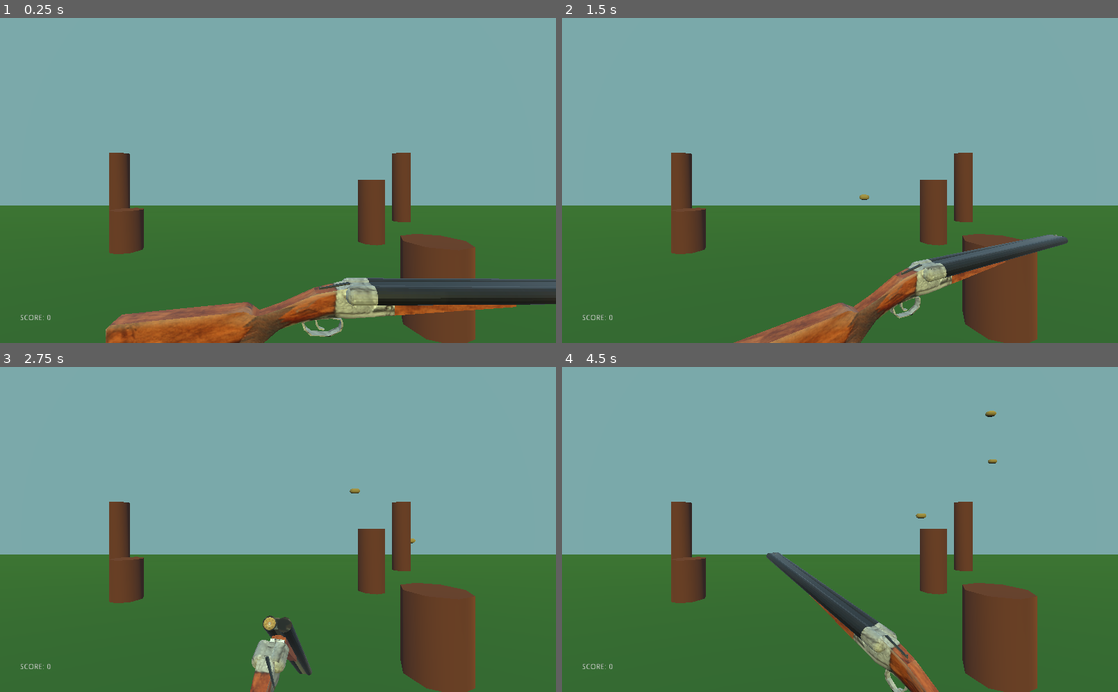
Above: before the commit, frames 1-4 (two rows, left to right).
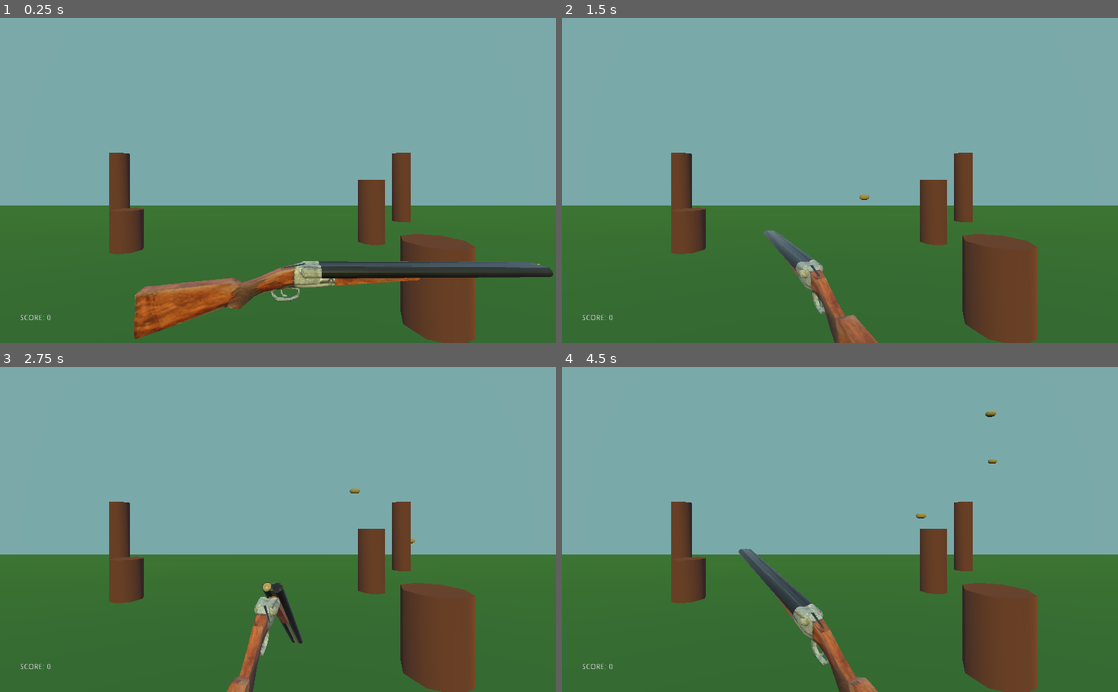
Above: after the commit, the same moments.

Repository: zMenta/CapsuleHunt3D
Game: Godot game, scene res://Main/Main.tscn
Two runs of this game, one before a commit and one after it. Both use one fixed random seed, a clock stepped at 60 frames per second and the inputs below.
Inputs (mouse positions are in pixels of both pictures, inside the frame that each line leads up to):
- Up to frame 1 (0.25 s): no input
- Up to frame 2 (1.5 s): tap Enter at 0.5 s; move the mouse to (962, 164) at 0.52 s; press the mouse at (962, 164) at 0.53 s; tap Space at 1.25 s; move the mouse to (728, 196) at 1.27 s; release the mouse at (728, 196) at 1.28 s; click (728, 196) at 1.35 s
- Up to frame 3 (2.75 s): tap Enter at 2 s; move the mouse to (333, 458) at 2.02 s; press the mouse at (333, 458) at 2.03 s
- Up to frame 4 (4.5 s): move the mouse to (812, 594) at 2.77 s; release the mouse at (812, 594) at 2.78 s; click (812, 594) at 2.85 s; move the mouse to (1006, 578) at 3.52 s; press the mouse at (1006, 578) at 3.53 s; tap Space at 4.25 s; move the mouse to (673, 480) at 4.27 s; release the mouse at (673, 480) at 4.28 s; click (673, 480) at 4.35 s

The runs differ from the first frame. In frame 1, 13% of the frame differs, in the area x 19-100%, y 74-100%; in frame 2, 5.6%; in frame 3, 2.6%; in frame 4, 4.8%.

Commit message:
Firing Animation Recoil

Diff:
--- a/DuckHunt3D/Level/Level.tscn
+++ b/DuckHunt3D/Level/Level.tscn
@@ -91,7 +91,7 @@
 transform = Transform( 1, 0, 0, 0, 1, 0, 0, 0, 1, 0, 0.927162, 7.5818 )
 
 [node name="DoubleBarrelShotgun" parent="GunPivot" instance=ExtResource( 4 )]
-transform = Transform( 4, 0, 0, 0, 4, 0, 0, 0, 4, 0.2, 0.1, 0.6 )
+transform = Transform( 4, 0, 0, 0, 4, 0, 0, 0, 4, 0, 0, 0 )
 
 [node name="DuckSpawner" parent="." instance=ExtResource( 3 )]
 
--- a/DuckHunt3D/Player/DoubleBarrelShotgun.tscn
+++ b/DuckHunt3D/Player/DoubleBarrelShotgun.tscn
@@ -55,6 +55,18 @@
 "transitions": PoolRealArray( 1 ),
 "update": 0,
 "values": [ Vector3( -0.149526, -0.03824, 0.0512637 ) ]
+}
+tracks/4/type = "value"
+tracks/4/path = NodePath(".:translation")
+tracks/4/interp = 1
+tracks/4/loop_wrap = true
+tracks/4/imported = false
+tracks/4/enabled = true
+tracks/4/keys = {
+"times": PoolRealArray( 0 ),
+"transitions": PoolRealArray( 1 ),
+"update": 0,
+"values": [ Vector3( 0, 0, 0 ) ]
 }
 
 [sub_resource type="Animation" id=2]
@@ -175,8 +187,33 @@
 "update": 1,
 "values": [ true, false ]
 }
+tracks/1/type = "value"
+tracks/1/path = NodePath(".:translation")
+tracks/1/interp = 2
+tracks/1/loop_wrap = true
+tracks/1/imported = false
+tracks/1/enabled = true
+tracks/1/keys = {
+"times": PoolRealArray( 0, 0.1 ),
+"transitions": PoolRealArray( 1, 1 ),
+"update": 0,
+"values": [ Vector3( 0, 0, 0.05 ), Vector3( 0, 0, 0 ) ]
+}
+tracks/2/type = "value"
+tracks/2/path = NodePath(".:rotation_degrees")
+tracks/2/interp = 1
+tracks/2/loop_wrap = true
+tracks/2/imported = false
+tracks/2/enabled = true
+tracks/2/keys = {
+"times": PoolRealArray( 0, 0.1 ),
+"transitions": PoolRealArray( 1, 1 ),
+"update": 0,
+"values": [ Vector3( 10, 90, 10 ), Vector3( 0, 90, 0 ) ]
+}
 
 [node name="DoubleBarrelShotgun" instance=ExtResource( 1 )]
+transform = Transform( 1, 0, 0, 0, 1, 0, 0, 0, 1, 0, 0, 0 )
 script = ExtResource( 3 )
 
 [node name="OpenPin" parent="." index="1"]
@@ -187,11 +224,9 @@
 
 [node name="BuckShot" parent="Barrel" index="0" instance=ExtResource( 2 )]
 transform = Transform( 0.999972, 0.00738746, -0.000667564, -0.00738633, 0.999971, 0.00162127, 0.000679534, -0.00161629, 0.999998, -0.153286, -0.0374284, 0.0251235 )
-visible = false
 
 [node name="BuckShot2" parent="Barrel" index="1" instance=ExtResource( 2 )]
 transform = Transform( 1, 0, 0, 0, 1, 0, 0, 0, 1, -0.149526, -0.03824, 0.0512637 )
-visible = false
 
 [node name="Muzzle" type="Position3D" parent="." index="3"]
 transform = Transform( 1, 0, 0, 0, 1, 0, 0, 0, 1, 0.579743, 0.0841097, -0.0345379 )
